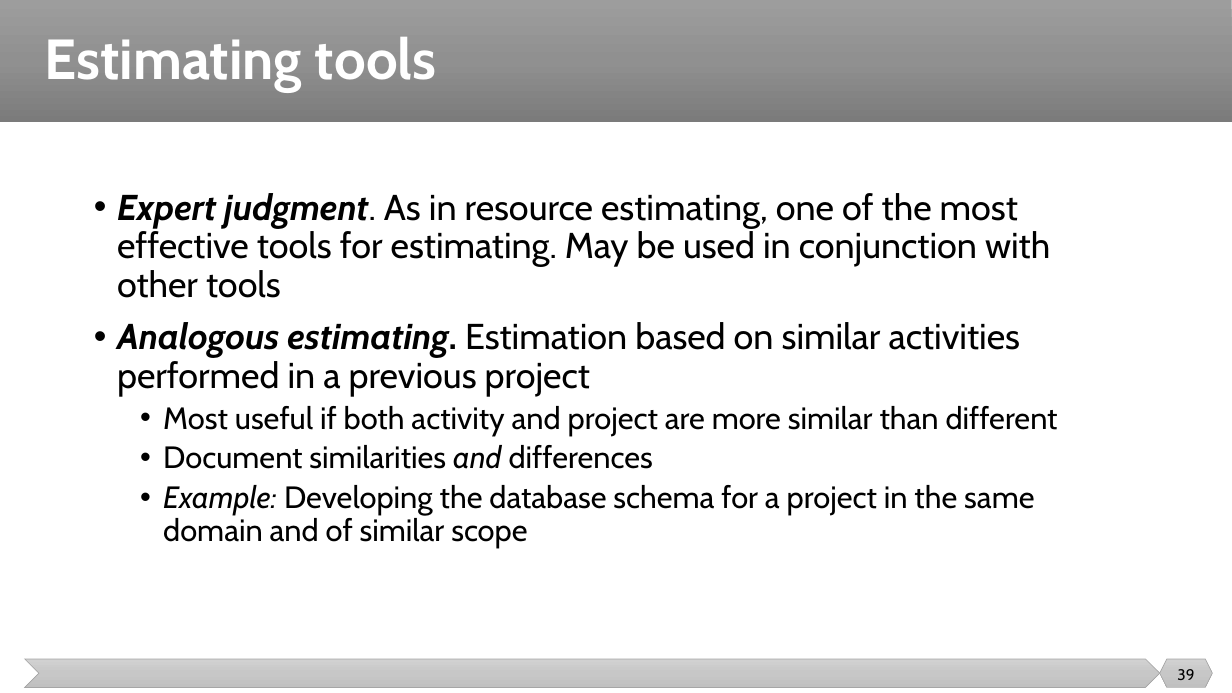
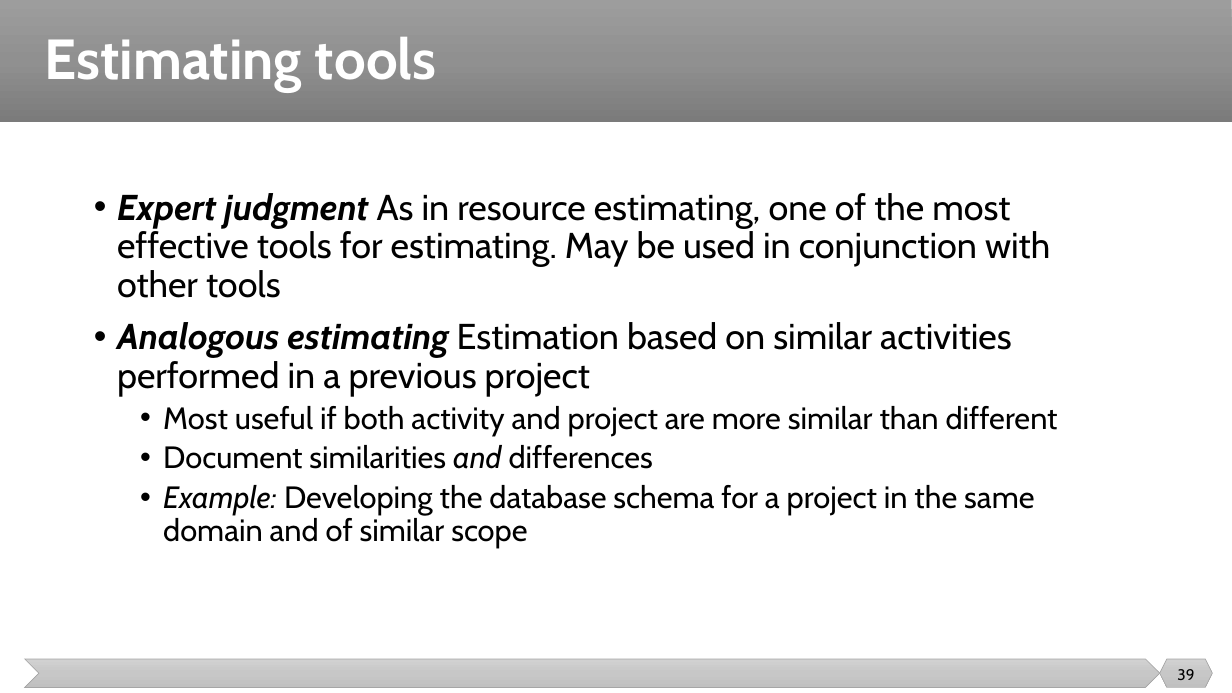
Before and after one commit to malenezi/malenezi, a slide deck: slide 39 of SE423/Lectures/6-Planning/Estimation.pptx. Drawn at 1232x693 pixels with LibreOffice and Linux fonts; fonts in the diff are those of the drawing. Boxes give left, top, right and bottom in pixels: in the first picture for what was removed or moved away, otherwise in the second. Text is boxed around its words. In the diff, an @@ line names an element or a change of style, - is before the commit and + after.

```diff
--- a/SE423/Lectures/6-Planning/Estimation.pptx
+++ b/SE423/Lectures/6-Planning/Estimation.pptx
@@ text at (117,193,1050,397): text changed @@
-• Expert judgment. As in resource estimating, one of the most effective tools for estimating. May be used in conjunction with other tools
-• Analogous estimating. Estimation based on similar activities performed in a previous project
+• Expert judgment As in resource estimating, one of the most effective tools for estimating. May be used in conjunction with other tools
+• Analogous estimating Estimation based on similar activities performed in a previous project
```
Also in this commit, not shown: 5 other slides changed.
